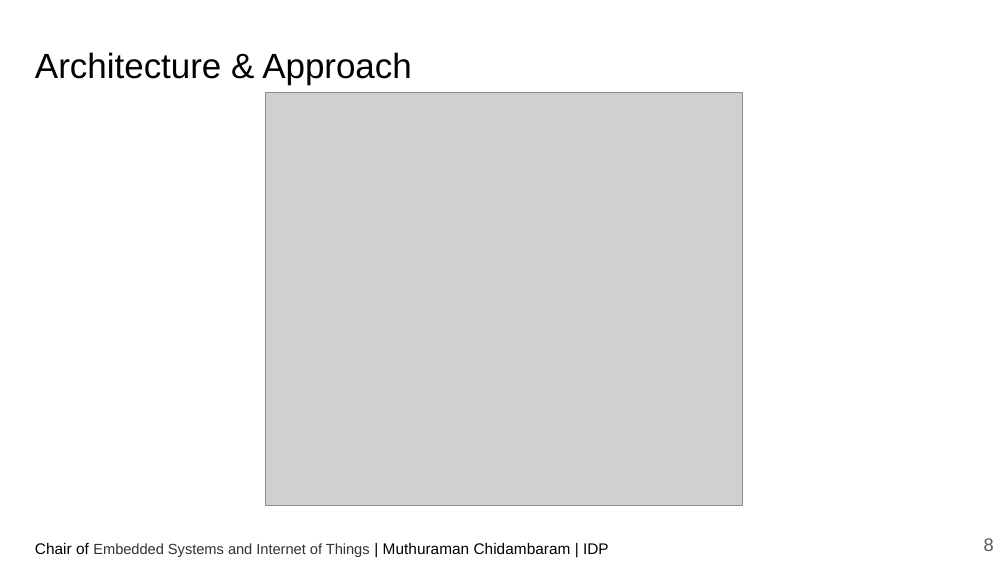
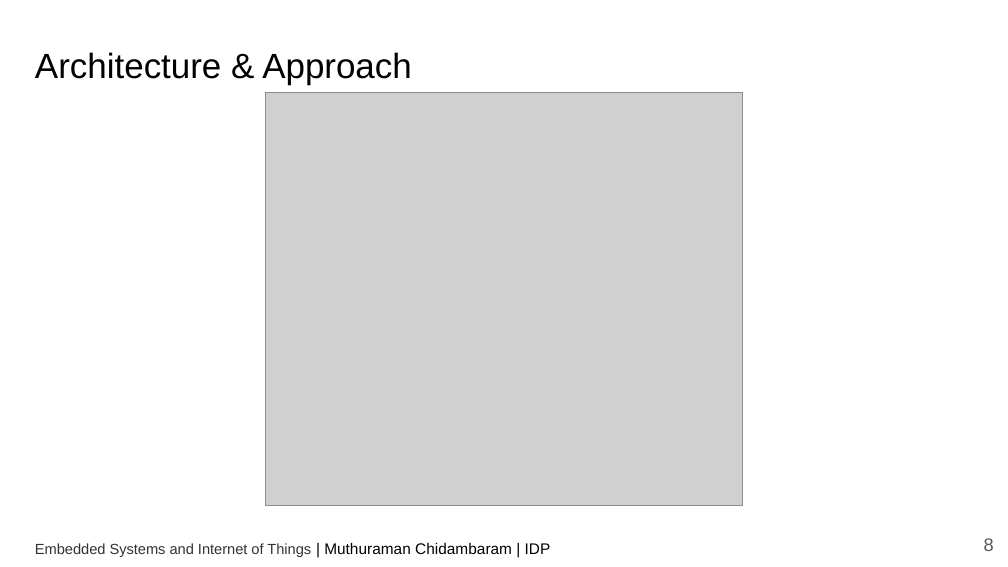
Before and after one commit to ctmuthu/wot-sys-ci, a slide deck: slide 8 of slides/IDP_WoT-CI.pptx. Drawn at 1008x567 pixels with LibreOffice and Linux fonts; fonts in the diff are those of the drawing; grey boxes stand for pictures. Boxes give left, top, right and bottom in pixels: in the first picture for what was removed or moved away, otherwise in the second. Text is boxed around its words. In the diff, an @@ line names an element or a change of style, - is before the commit and + after.

```diff
--- a/slides/IDP_WoT-CI.pptx
+++ b/slides/IDP_WoT-CI.pptx
@@ text at bbox=[35, 543, 551, 557]: text changed @@
-Chair of Embedded Systems and Internet of Things | Muthuraman Chidambaram | IDP
+Embedded Systems and Internet of Things | Muthuraman Chidambaram | IDP
```
Also in this commit, not shown: 10 other slides changed, 1 slide removed, 1 other file.
